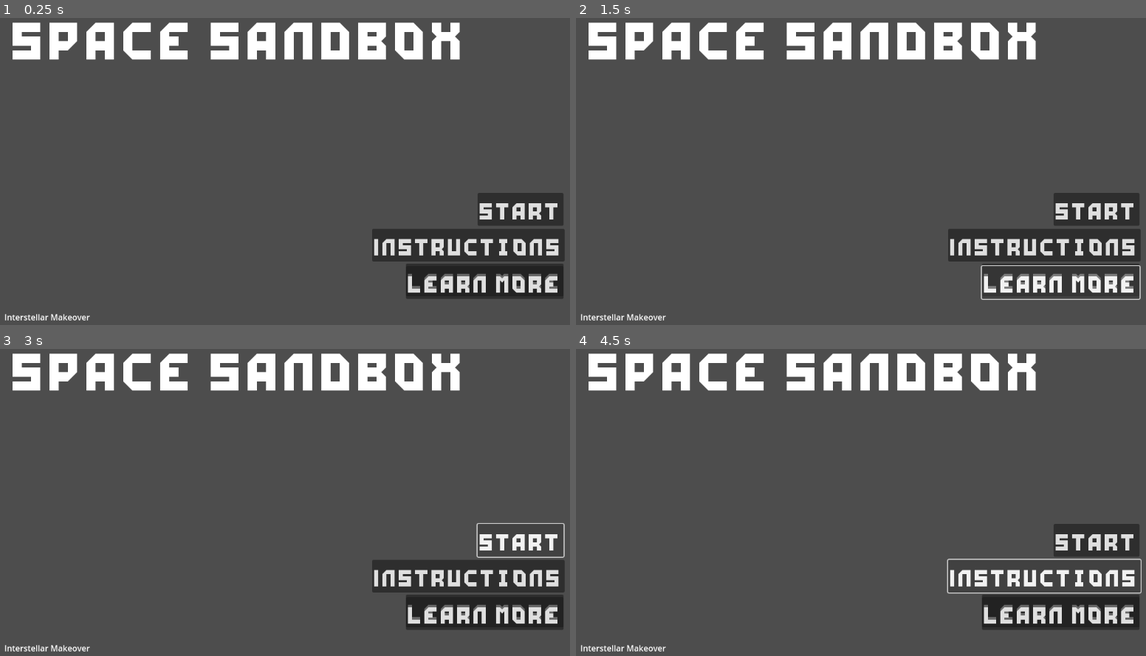
Above: before the commit, frames 1-4 (two rows, left to right).
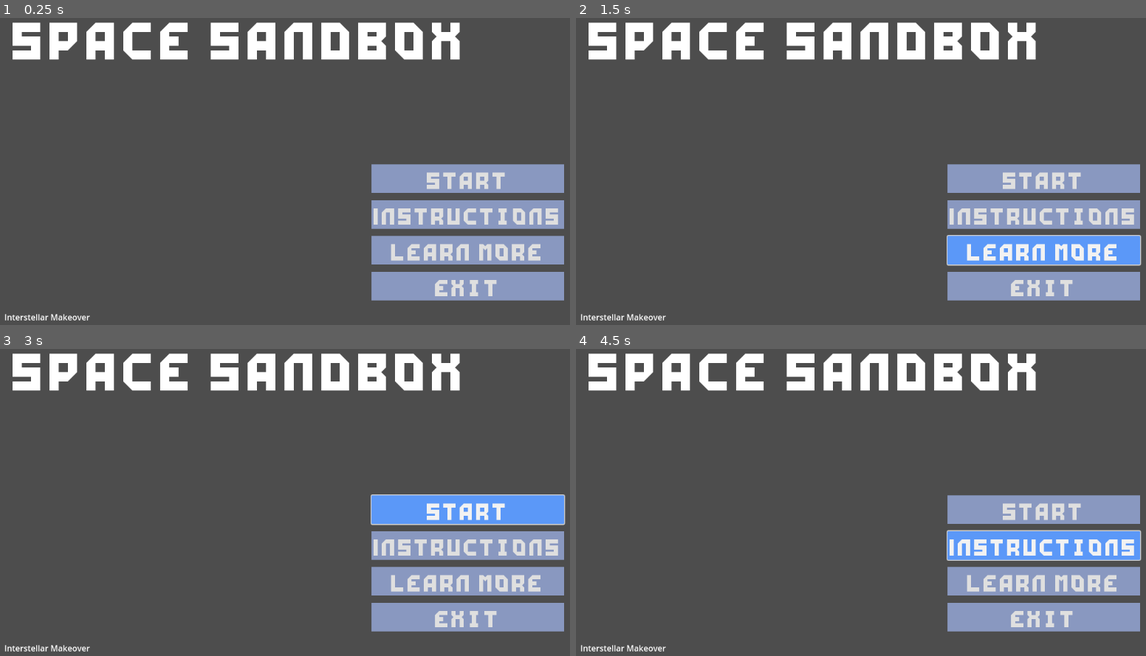
Above: after the commit, the same moments.

Repository: RavenRandomz/nasa-hackthon-2025
Game: Godot game, scene res://scene/UI/main_menu_ui.tscn
The game is run twice, just before and just after one commit, with the same random seed, the same clock (stepped at 60 frames per second) and the same inputs. Before the commit the project has no main scene; this scene is started directly in both runs.
Inputs:
- Up to frame 1 (0.25 s): no input
- Up to frame 2 (1.5 s): click "Instructions" at 0.5 s; click "Learn More" at 1.25 s
- Up to frame 3 (3 s): click "Learn More" at 2 s; click "Start" at 2.75 s
- Up to frame 4 (4.5 s): click "Start" at 3.5 s; click "Instructions" at 4.25 s

The runs differ from the first frame. In frame 1, 14% of the frame differs, in the area x 65-100%, y 47-93%; in frame 2, 14%; in frame 3, 14%; in frame 4, 14%.

Commit message:
feat(menus): improve menu design + program exit button + misc. changes

Diff:
--- a/Assets/Low_Poly_Theme.tres
+++ b/Assets/Low_Poly_Theme.tres
@@ -1,6 +1,6 @@
 [gd_resource type="Theme" load_steps=2 format=3 uid="uid://bgi1he5teq16t"]
 
-[ext_resource type="FontFile" uid="uid://c0hg4c5mw1sgw" path="res://Assets/Fonts/nano-sharp.ttf" id="1_uimc8"]
+[ext_resource type="FontFile" uid="uid://c0hg4c5mw1sgw" path="res://Assets/Fonts/Nano/nano-sharp.ttf" id="1_uimc8"]
 
 [resource]
 Button/fonts/font = ExtResource("1_uimc8")
--- /dev/null
+++ b/Assets/icons/home_button.tscn
@@ -0,0 +1,20 @@
+[gd_scene load_steps=3 format=3 uid="uid://d3urvgqa1o3oh"]
+
+[ext_resource type="Texture2D" uid="uid://chkrkyfp1723v" path="res://Assets/icons/house-solid-full.svg" id="1_51x6k"]
+
+[sub_resource type="Theme" id="Theme_51x6k"]
+
+[node name="home_button" type="Control"]
+layout_mode = 3
+anchors_preset = 15
+anchor_right = 1.0
+anchor_bottom = 1.0
+grow_horizontal = 2
+grow_vertical = 2
+theme = SubResource("Theme_51x6k")
+
+[node name="Button" type="Button" parent="."]
+layout_mode = 0
+offset_right = 8.0
+offset_bottom = 8.0
+theme_override_icons/icon = ExtResource("1_51x6k")
--- /dev/null
+++ b/Assets/icons/house-solid-full.svg
@@ -0,0 +1 @@
+<svg xmlns="http://www.w3.org/2000/svg" viewBox="0 0 640 640"><!--!Font Awesome Free 7.1.0 by @fontawesome - https://fontawesome.com License - https://fontawesome.com/license/free Copyright 2025 Fonticons, Inc.--><path d="M341.8 72.6C329.5 61.2 310.5 61.2 298.3 72.6L74.3 280.6C64.7 289.6 61.5 303.5 66.3 315.7C71.1 327.9 82.8 336 96 336L112 336L112 512C112 547.3 140.7 576 176 576L464 576C499.3 576 528 547.3 528 512L528 336L544 336C557.2 336 569 327.9 573.8 315.7C578.6 303.5 575.4 289.5 565.8 280.6L341.8 72.6zM304 384L336 384C362.5 384 384 405.5 384 432L384 528L256 528L256 432C256 405.5 277.5 384 304 384z"/></svg>
--- /dev/null
+++ b/home_button.gd
@@ -0,0 +1,7 @@
+extends Node
+func _ready():
+	var button = Button.new()
+	button.pressed.connect(_button_pressed)
+	add_child(button)
+
+func _button_pressed():
--- a/project.godot
+++ b/project.godot
@@ -11,6 +11,7 @@
 [application]
 
 config/name="interstellar-makeover"
+run/main_scene="uid://mkti1j6kmqnc"
 config/features=PackedStringArray("4.5", "Forward Plus")
 config/icon="res://icon.svg"
 
--- /dev/null
+++ b/scene/UI/generic_instruction_ui.tscn
@@ -0,0 +1,61 @@
+[gd_scene load_steps=5 format=3 uid="uid://pyk0m4wtp4m3"]
+
+[ext_resource type="Theme" uid="uid://bgi1he5teq16t" path="res://Assets/Low_Poly_Theme.tres" id="1_31jmx"]
+[ext_resource type="Script" uid="uid://bgc852oystojc" path="res://home_button.gd" id="1_p3dm7"]
+[ext_resource type="FontFile" uid="uid://c0hg4c5mw1sgw" path="res://Assets/Fonts/Nano/nano-sharp.ttf" id="2_gaq5j"]
+[ext_resource type="PackedScene" uid="uid://d3urvgqa1o3oh" path="res://Assets/icons/home_button.tscn" id="4_o2dpc"]
+
+[node name="generic_instruction_ui" type="CanvasLayer"]
+script = ExtResource("1_p3dm7")
+metadata/_edit_horizontal_guides_ = [651.0]
+
+[node name="Title" type="Label" parent="."]
+anchors_preset = -1
+anchor_left = 0.067
+anchor_top = 0.18100001
+anchor_right = 0.067
+anchor_bottom = 0.18100001
+offset_left = -53.184006
+offset_top = -101.28801
+offset_right = 439.31598
+offset_bottom = 24.71199
+grow_horizontal = 2
+theme = ExtResource("1_31jmx")
+theme_override_fonts/font = ExtResource("2_gaq5j")
+theme_override_font_sizes/font_size = 50
+text = "How to play"
+
+[node name="PageCounter" type="Label" parent="."]
+anchors_preset = -1
+anchor_right = 0.19500001
+anchor_bottom = 0.273
+offset_left = 1044.0
+offset_top = 48.0
+offset_right = 869.36
+offset_bottom = -93.90401
+theme = ExtResource("1_31jmx")
+theme_override_font_sizes/font_size = 20
+text = "1/X"
+
+[node name="RichTextLabel" type="RichTextLabel" parent="."]
+anchors_preset = 8
+anchor_left = 0.5
+anchor_top = 0.5
+anchor_right = 0.5
+anchor_bottom = 0.5
+offset_left = -325.0
+offset_top = -152.0
+offset_right = 399.0
+offset_bottom = 236.0
+grow_horizontal = 2
+grow_vertical = 2
+text = " Lorem ipsum dolor sit amet, consectetur adipiscing elit. Curabitur venenatis porta massa id pharetra. Aenean nunc odio, semper eget nulla eget, aliquet placerat ipsum. Etiam quis consequat nulla. Donec viverra condimentum metus, sed bibendum massa fringilla quis. Donec scelerisque aliquet consequat. Sed hendrerit enim ac velit lobortis, sit amet efficitur eros elementum. Duis dignissim purus enim, at pretium metus gravida ac.
+
+Donec ut dignissim dui. Mauris diam justo, porttitor sit amet leo at, laoreet dapibus dolor. Sed libero quam, tincidunt quis odio elementum, varius tincidunt libero. Aliquam rutrum sollicitudin nisl. Curabitur sed nunc egestas, molestie orci vel, elementum tellus. Proin tempus, ante vitae porttitor posuere, nisi elit eleifend eros, quis pellentesque dolor metus eu dolor. Etiam sem velit, porta eget lobortis vel, interdum quis libero. Fusce in dolor ullamcorper, congue purus vitae, commodo lacus. Quisque quis eros lectus. Maecenas sed pulvinar ipsum, quis cursus leo. Suspendisse vehicula tellus laoreet, egestas quam in, tempor nibh. "
+
+[node name="home_button" parent="." instance=ExtResource("4_o2dpc")]
+offset_left = 8.000002
+offset_top = 503.99997
+offset_right = 8.0
+offset_bottom = 504.0
+scale = Vector2(0.11100906, 0.22780526)
--- /dev/null
+++ b/scene/UI/main_menu_ui.gd
@@ -0,0 +1,15 @@
+extends CanvasLayer
+
+
+func _on_exit_button_pressed() -> void:
+	get_tree().quit()
+
+
+func _on_learn_more_button_pressed() -> void:
+	print("'Learn more button' pressed")
+
+func _on_instructions_button_pressed() -> void:
+	print("'Instructions' button pressed")
+
+func _on_start_button_pressed() -> void:
+	print("'Start button pressed'")
--- a/scene/UI/main_menu_ui.tscn
+++ b/scene/UI/main_menu_ui.tscn
@@ -1,11 +1,34 @@
-[gd_scene load_steps=4 format=3 uid="uid://mkti1j6kmqnc"]
+[gd_scene load_steps=12 format=3 uid="uid://mkti1j6kmqnc"]
 
+[ext_resource type="Script" uid="uid://bl0tyi6ba1lqi" path="res://scene/UI/main_menu_ui.gd" id="1_igg4x"]
 [ext_resource type="Theme" uid="uid://bgi1he5teq16t" path="res://Assets/Low_Poly_Theme.tres" id="1_k77ga"]
 [ext_resource type="FontFile" uid="uid://c0hg4c5mw1sgw" path="res://Assets/Fonts/Nano/nano-sharp.ttf" id="2_k77ga"]
+
+[sub_resource type="StyleBoxFlat" id="StyleBoxFlat_k77ga"]
+bg_color = Color(0.5390085, 0.5970619, 0.7511446, 1)
+
+[sub_resource type="StyleBoxFlat" id="StyleBoxFlat_igg4x"]
+bg_color = Color(0.5372549, 0.59607846, 0.7529412, 1)
+
+[sub_resource type="StyleBoxFlat" id="StyleBoxFlat_8r3tg"]
+bg_color = Color(0.93793225, 0.91520673, 0.91450685, 1)
+
+[sub_resource type="StyleBoxFlat" id="StyleBoxFlat_oxx40"]
+bg_color = Color(0.3561708, 0.59560484, 0.9712159, 1)
+
+[sub_resource type="StyleBoxFlat" id="StyleBoxFlat_qw3ch"]
+bg_color = Color(0.5372549, 0.59607846, 0.7529412, 1)
+
+[sub_resource type="StyleBoxFlat" id="StyleBoxFlat_n6khd"]
+bg_color = Color(0.5372549, 0.59607846, 0.7529412, 1)
+
+[sub_resource type="StyleBoxFlat" id="StyleBoxFlat_2ex4l"]
+bg_color = Color(0.5372549, 0.59607846, 0.7529412, 1)
 
 [sub_resource type="FontVariation" id="FontVariation_n6prh"]
 
 [node name="MainMenuUI" type="CanvasLayer"]
+script = ExtResource("1_igg4x")
 metadata/_edit_horizontal_guides_ = [651.0]
 
 [node name="Title" type="Label" parent="."]
@@ -22,74 +45,73 @@
 theme_override_font_sizes/font_size = 72
 text = "Space Sandbox"
 
-[node name="StartButton" type="Button" parent="."]
-anchors_preset = 6
+[node name="Buttons" type="VBoxContainer" parent="."]
+anchors_preset = 3
 anchor_left = 1.0
-anchor_top = 0.5
+anchor_top = 1.0
 anchor_right = 1.0
-anchor_bottom = 0.5
-offset_left = -133.0
-offset_top = 68.0
-offset_right = -50.0
-offset_bottom = 121.0
+anchor_bottom = 1.0
+offset_left = -425.0
+offset_top = -319.0
+offset_right = -49.0
+offset_bottom = -51.0
 grow_horizontal = 0
-grow_vertical = 2
+grow_vertical = 0
+size_flags_horizontal = 8
+size_flags_vertical = 8
+theme_override_constants/separation = 14
+alignment = 2
+
+[node name="StartButton" type="Button" parent="Buttons"]
+layout_mode = 2
 theme = ExtResource("1_k77ga")
+theme_override_colors/font_pressed_color = Color(0, 0, 0, 1)
 theme_override_fonts/font = ExtResource("2_k77ga")
 theme_override_font_sizes/font_size = 32
+theme_override_styles/normal = SubResource("StyleBoxFlat_k77ga")
+theme_override_styles/normal_mirrored = SubResource("StyleBoxFlat_igg4x")
+theme_override_styles/pressed = SubResource("StyleBoxFlat_8r3tg")
+theme_override_styles/hover = SubResource("StyleBoxFlat_oxx40")
 text = "Start"
 
-[node name="InstructionsButton" type="Button" parent="."]
-anchors_preset = 6
-anchor_left = 1.0
-anchor_top = 0.5
-anchor_right = 1.0
-anchor_bottom = 0.5
-offset_left = -424.0
-offset_top = 132.5
-offset_right = -48.0
-offset_bottom = 196.5
-grow_horizontal = 0
-grow_vertical = 2
+[node name="InstructionsButton" type="Button" parent="Buttons"]
+layout_mode = 2
 theme = ExtResource("1_k77ga")
+theme_override_colors/font_pressed_color = Color(0, 0, 0, 1)
+theme_override_colors/icon_normal_color = Color(0.232032, 0.5102242, 0.69470084, 1)
+theme_override_colors/icon_hover_color = Color(0.76240367, 0.76240367, 0.76240367, 1)
 theme_override_fonts/font = ExtResource("2_k77ga")
 theme_override_font_sizes/font_size = 32
+theme_override_styles/normal = SubResource("StyleBoxFlat_qw3ch")
+theme_override_styles/pressed = SubResource("StyleBoxFlat_8r3tg")
+theme_override_styles/hover = SubResource("StyleBoxFlat_oxx40")
 text = "Instructions"
 
-[node name="LearnMoreButton" type="Button" parent="."]
-anchors_preset = 6
-anchor_left = 1.0
-anchor_top = 0.5
-anchor_right = 1.0
-anchor_bottom = 0.5
-offset_left = -358.0
-offset_top = 200.5
-offset_right = -50.0
-offset_bottom = 264.5
-grow_horizontal = 0
-grow_vertical = 2
+[node name="LearnMoreButton" type="Button" parent="Buttons"]
+layout_mode = 2
+theme_override_colors/font_pressed_color = Color(0, 0, 0, 1)
+theme_override_colors/icon_normal_color = Color(0.232032, 0.5102242, 0.69470084, 1)
+theme_override_colors/icon_hover_color = Color(0.76240367, 0.76240367, 0.76240367, 1)
 theme_override_fonts/font = ExtResource("2_k77ga")
 theme_override_font_sizes/font_size = 32
+theme_override_styles/normal = SubResource("StyleBoxFlat_n6khd")
+theme_override_styles/pressed = SubResource("StyleBoxFlat_8r3tg")
+theme_override_styles/hover = SubResource("StyleBoxFlat_oxx40")
 text = "Learn More
 "
 
-[node name="ExitButton" type="Button" parent="."]
-anchors_preset = 6
-anchor_left = 1.0
-anchor_top = 0.5
-anchor_right = 1.0
-anchor_bottom = 0.5
-offset_left = -358.0
-offset_top = 205.5
-offset_right = -50.0
-offset_bottom = 269.5
-grow_horizontal = 0
-grow_vertical = 2
+[node name="ExitButton" type="Button" parent="Buttons"]
+layout_mode = 2
 theme = ExtResource("1_k77ga")
+theme_override_colors/font_pressed_color = Color(0, 0, 0, 1)
+theme_override_colors/icon_normal_color = Color(0.232032, 0.5102242, 0.69470084, 1)
+theme_override_colors/icon_hover_color = Color(0.76240367, 0.76240367, 0.76240367, 1)
 theme_override_fonts/font = ExtResource("2_k77ga")
 theme_override_font_sizes/font_size = 32
-text = "Learn More
-"
+theme_override_styles/normal = SubResource("StyleBoxFlat_2ex4l")
+theme_override_styles/pressed = SubResource("StyleBoxFlat_8r3tg")
+theme_override_styles/hover = SubResource("StyleBoxFlat_oxx40")
+text = "Exit"
 
 [node name="Team" type="Label" parent="."]
 offset_left = 10.0
@@ -99,3 +121,8 @@
 theme = ExtResource("1_k77ga")
 theme_override_fonts/font = SubResource("FontVariation_n6prh")
 text = "Interstellar Makeover"
+
+[connection signal="pressed" from="Buttons/StartButton" to="." method="_on_start_button_pressed"]
+[connection signal="pressed" from="Buttons/InstructionsButton" to="." method="_on_instructions_button_pressed"]
+[connection signal="pressed" from="Buttons/LearnMoreButton" to="." method="_on_learn_more_button_pressed"]
+[connection signal="pressed" from="Buttons/ExitButton" to="." method="_on_exit_button_pressed"]
--- a/scene/basic_menu.tscn
+++ b/scene/basic_menu.tscn
@@ -1,15 +1,17 @@
-[gd_scene load_steps=3 format=3 uid="uid://clyl3dteyakha"]
+[gd_scene load_steps=4 format=3 uid="uid://clyl3dteyakha"]
 
 [ext_resource type="Texture2D" uid="uid://34jtsxf6egv7" path="res://Assets/SpaceChallengeBackgrond.png" id="1_fdsrw"]
 [ext_resource type="PackedScene" uid="uid://mkti1j6kmqnc" path="res://scene/UI/main_menu_ui.tscn" id="2_6fdep"]
 
+[sub_resource type="StyleBoxTexture" id="StyleBoxTexture_fdsrw"]
+texture = ExtResource("1_fdsrw")
+modulate_color = Color(0.446777, 0.44677705, 0.44677705, 1)
+
 [node name="basic_menu" type="Node2D"]
 
-[node name="Background" type="Node" parent="."]
+[node name="MainMenuUI" parent="." instance=ExtResource("2_6fdep")]
 
-[node name="SpaceChallenge" type="Sprite2D" parent="Background"]
-position = Vector2(595, 500.00003)
-scale = Vector2(1.8820951, 1.8827277)
-texture = ExtResource("1_fdsrw")
-
-[node name="MainMenuUI" parent="." instance=ExtResource("2_6fdep")]
+[node name="Panel" type="Panel" parent="."]
+offset_right = 1158.0
+offset_bottom = 655.0
+theme_override_styles/panel = SubResource("StyleBoxTexture_fdsrw")
--- /dev/null
+++ b/scene/main_menu.gd
@@ -0,0 +1 @@
+extends Node2D
--- /dev/null
+++ b/scene/main_menu.tscn
@@ -0,0 +1,17 @@
+[gd_scene load_steps=4 format=3 uid="uid://ce6na1ehwg27g"]
+
+[ext_resource type="PackedScene" uid="uid://mkti1j6kmqnc" path="res://scene/UI/main_menu_ui.tscn" id="1_hxu56"]
+[ext_resource type="Texture2D" uid="uid://34jtsxf6egv7" path="res://Assets/SpaceChallengeBackgrond.png" id="2_2fwvj"]
+
+[sub_resource type="StyleBoxTexture" id="StyleBoxTexture_fdsrw"]
+texture = ExtResource("2_2fwvj")
+modulate_color = Color(0.446777, 0.44677705, 0.44677705, 1)
+
+[node name="main_menu" type="Node2D"]
+
+[node name="MainMenuUI" parent="." instance=ExtResource("1_hxu56")]
+
+[node name="Panel" type="Panel" parent="."]
+offset_right = 1158.0
+offset_bottom = 655.0
+theme_override_styles/panel = SubResource("StyleBoxTexture_fdsrw")
Not shown, added: Assets/icons/house-solid-full.svg.import
Not shown, added: home_button.gd.uid
Not shown, added: scene/UI/main_menu_ui.gd.uid
Not shown, added: scene/main_menu.gd.uid
